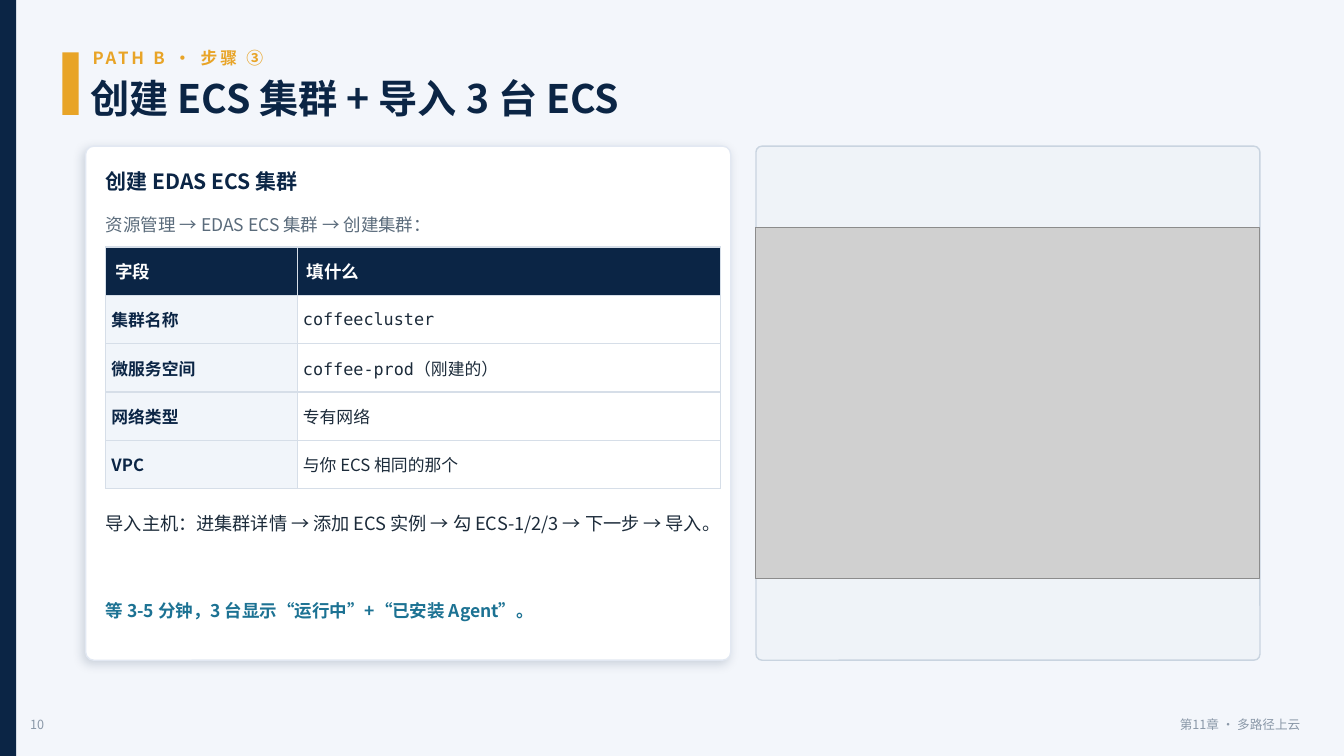
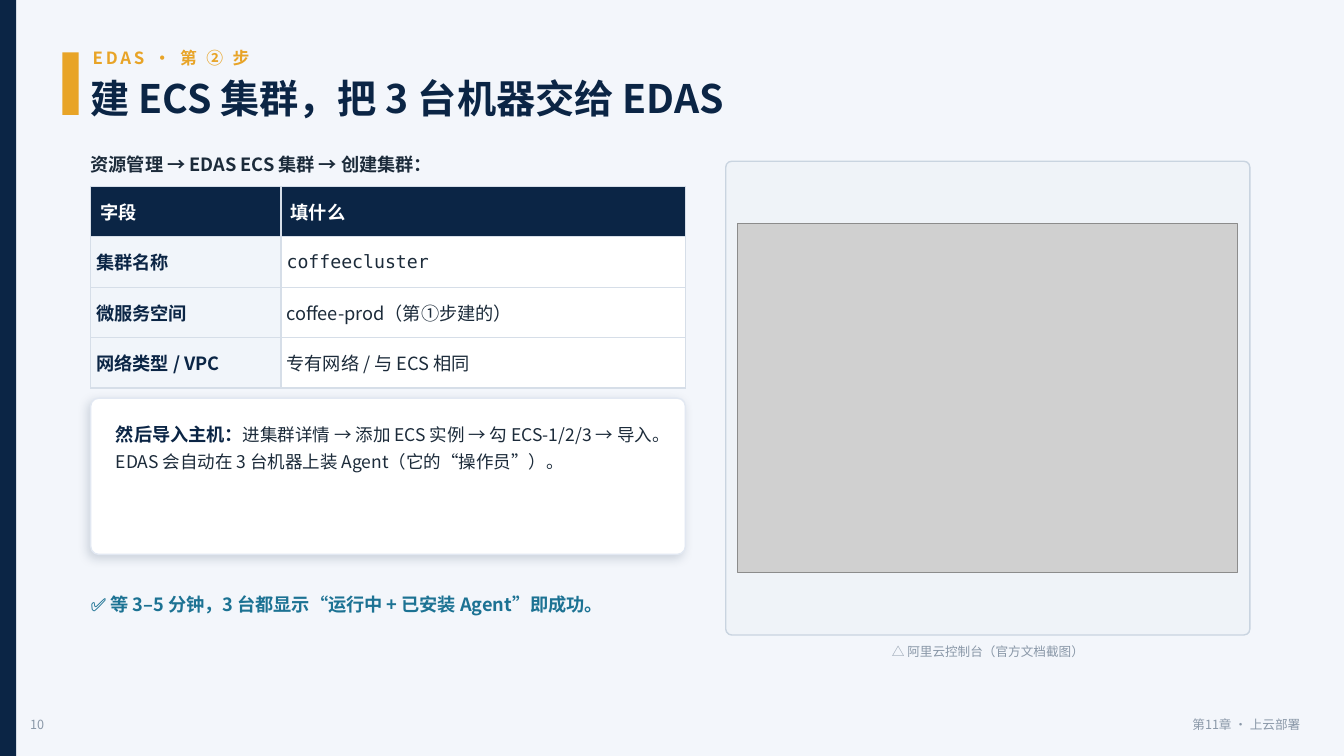
Before and after one commit to coffeeliuwei/cloudnativeapp, a slide deck: slide 11 of deck/第11章-上云部署-课件.pptx. Drawn at 1344x756 pixels with LibreOffice and Linux fonts; fonts in the diff are those of the drawing; grey boxes stand for pictures. Boxes give left, top, right and bottom in pixels: in the first picture for what was removed or moved away, otherwise in the second. Text is boxed around its words. In the diff, an @@ line names an element or a change of style, - is before the commit and + after.

```diff
--- a/deck/第11章-上云部署-课件.pptx
+++ b/deck/第11章-上云部署-课件.pptx
@@ text at (x1=93, y1=49, x2=250, y2=66): text changed @@
-PATH B · 步骤 ③
+EDAS · 第 ② 步
@@ text at (x1=91, y1=79, x2=724, y2=118): text changed @@
-创建 ECS 集群 + 导入 3 台 ECS
+建 ECS 集群，把 3 台机器交给 EDAS
@@ text "资源管理 → EDAS ECS 集群 ..." moved from (x1=106, y1=216, x2=431, y2=233) to (x1=91, y1=152, x2=432, y2=176) @@
@@ text "资源管理 → EDAS ECS 集群 ..." at (x1=91, y1=152, x2=432, y2=176): size 12.5 to 13 pt, text colour #5A6B7B to #1C2B3A, bold on @@
@@ text removed at (x1=106, y1=168, x2=297, y2=194) @@
-创建 EDAS ECS 集群
@@ rounded rectangle resized from (x1=756, y1=146, x2=1260, y2=660) to (x1=726, y1=161, x2=1250, y2=635) @@
@@ rounded rectangle at (x1=726, y1=161, x2=1250, y2=635): proportions changed @@
@@ table at (x1=91, y1=187, x2=686, y2=376) @@
-row 3: 微服务空间 | coffee-prod（刚建的）
-row 4: 网络类型 | 专有网络
-row 5: VPC | 与你 ECS 相同的那个
+row 3: 微服务空间 | coffee-prod（第①步建的）
+row 4: 网络类型 / VPC | 专有网络 / 与 ECS 相同
@@ table resized from (x1=106, y1=247, x2=721, y2=477) to (x1=91, y1=187, x2=686, y2=376) @@
@@ picture resized from (x1=756, y1=228, x2=1260, y2=580) to (x1=738, y1=224, x2=1238, y2=573) @@
@@ rounded rectangle at (x1=91, y1=398, x2=686, y2=555): proportions changed @@
@@ rounded rectangle resized from (x1=86, y1=146, x2=731, y2=660) to (x1=91, y1=398, x2=686, y2=555) @@
@@ text at (x1=116, y1=425, x2=669, y2=473): text changed; size 13 to 12.5 pt @@
-导入主机：进集群详情 → 添加 ECS 实例 → 勾 ECS-1/2/3 → 下一步 → 导入。
+然后导入主机：进集群详情 → 添加 ECS 实例 → 勾 ECS-1/2/3 → 导入。
+EDAS 会自动在 3 台机器上装 Agent（它的“操作员”）。
@@ text "✅ 等 3–5 分钟，3 台都显示“运行中 ..." at (x1=111, y1=593, x2=603, y2=617): vertical alignment top to middle @@
@@ text at (x1=111, y1=593, x2=603, y2=617): text changed; size 12.5 to 13 pt @@
-等 3-5 分钟，3 台显示“运行中”+“已安装 Agent”。
+✅ 等 3–5 分钟，3 台都显示“运行中 + 已安装 Agent”即成功。
@@ text added at (x1=907, y1=645, x2=1084, y2=657), 9 pt, text #8A98A8 @@
+△ 阿里云控制台（官方文档截图）
@@ text at (x1=1192, y1=718, x2=1300, y2=730): text changed @@
-第11章 · 多路径上云
+第11章 · 上云部署
```
Also in this commit, not shown: 2 other slides changed, 17 slides added, 28 slides removed, 9 other files.
